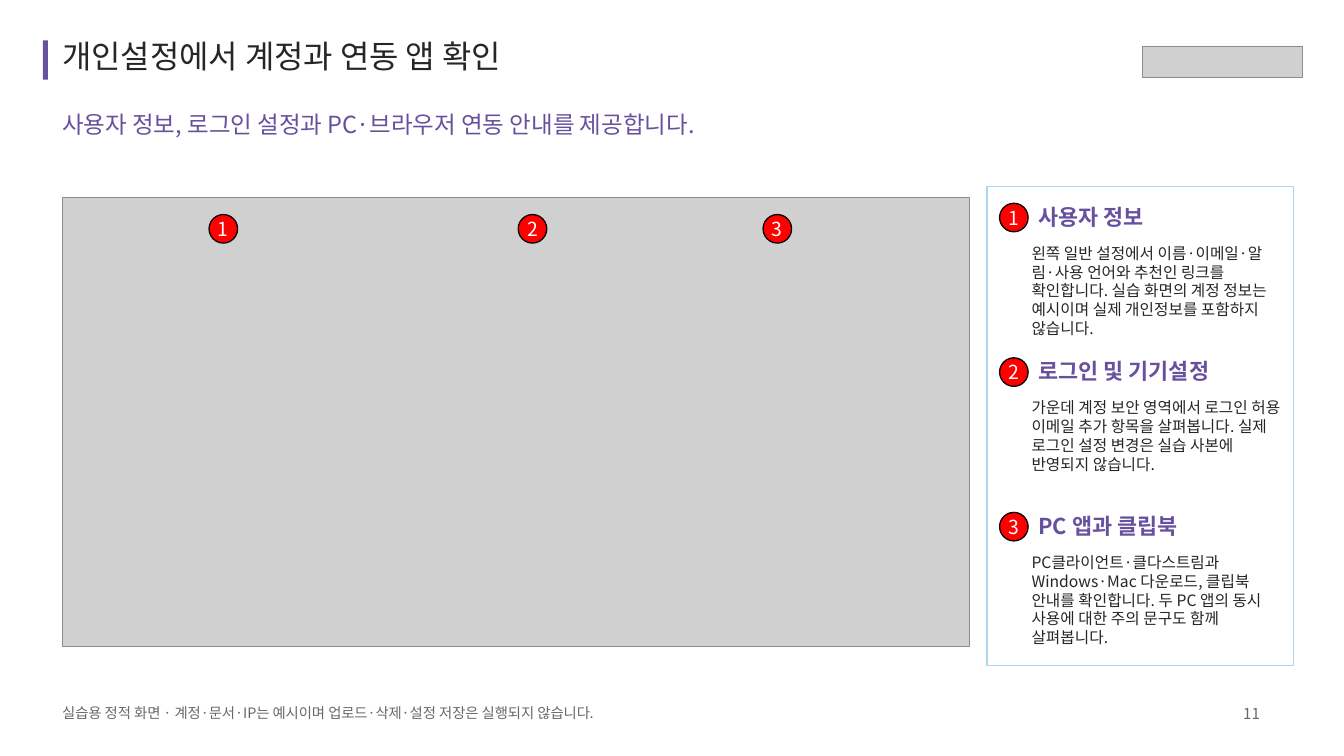
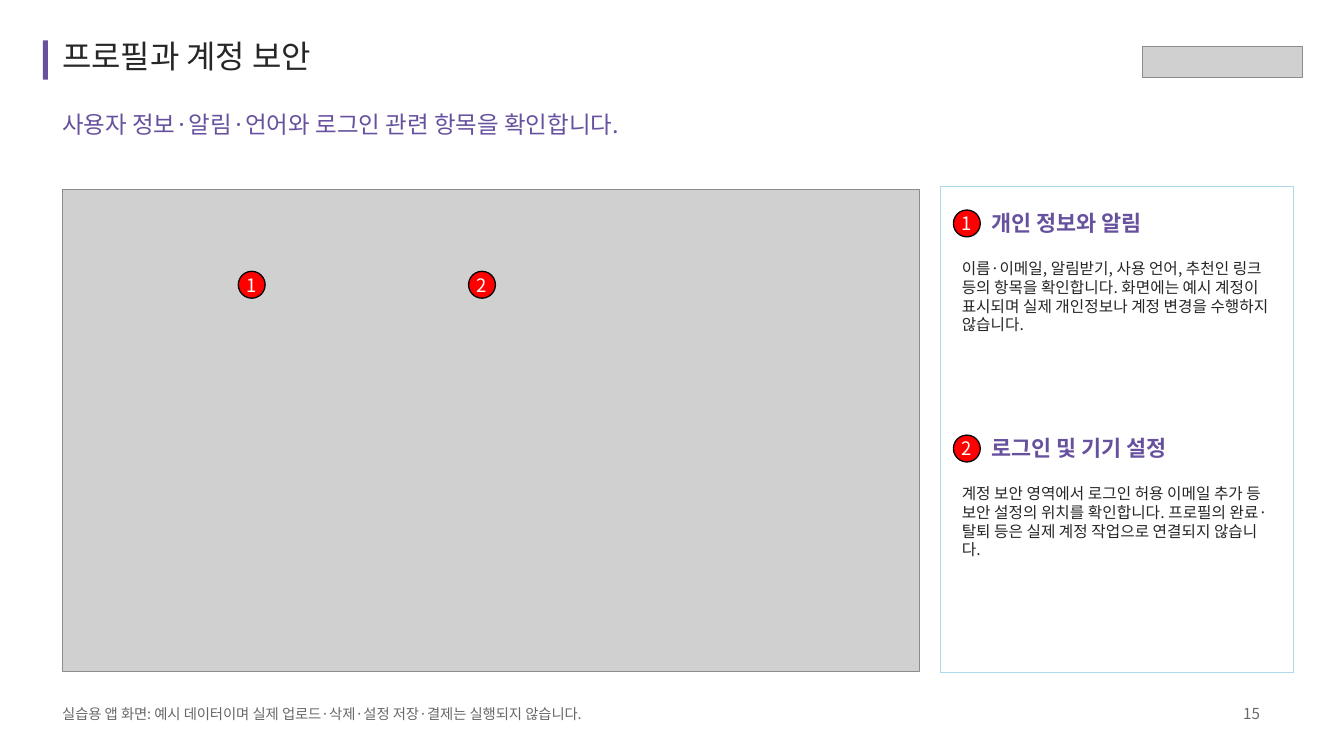
Before and after one commit to acmexii/cloudikehome, a slide deck: slide 15 of docs/cloudike-app-features.pptx (slide 11 before the commit). Drawn at 1344x756 pixels with LibreOffice and Linux fonts; fonts in the diff are those of the drawing; grey boxes stand for pictures. Boxes give left, top, right and bottom in pixels: in the first picture for what was removed or moved away, otherwise in the second. Text is boxed around its words. In the diff, an @@ line names an element or a change of style, - is before the commit and + after.

```diff
--- a/docs/cloudike-app-features.pptx
+++ b/docs/cloudike-app-features.pptx
@@ text at (x1=62, y1=41, x2=311, y2=71): text changed @@
-개인설정에서 계정과 연동 앱 확인
+프로필과 계정 보안
@@ text at (x1=62, y1=113, x2=619, y2=135): text changed @@
-사용자 정보, 로그인 설정과 PC·브라우저 연동 안내를 제공합니다.
+사용자 정보·알림·언어와 로그인 관련 항목을 확인합니다.
@@ picture resized from (x1=62, y1=198, x2=969, y2=647) to (x1=62, y1=189, x2=918, y2=672) @@
@@ rectangle resized from (x1=987, y1=186, x2=1293, y2=665) to (x1=941, y1=186, x2=1294, y2=672) @@
@@ rectangle at (x1=941, y1=186, x2=1294, y2=672): outline #AED8EC 1.13 pt to #AED8EC 0.75 pt @@
@@ ellipse removed at (x1=763, y1=214, x2=791, y2=243) @@
-3
@@ ellipse "1" moved from (x1=1000, y1=203, x2=1028, y2=231) to (x1=953, y1=210, x2=980, y2=236) @@
@@ text at (x1=991, y1=212, x2=1142, y2=233): text changed @@
-사용자 정보
+개인 정보와 알림
@@ text at (x1=962, y1=261, x2=1269, y2=332): text changed @@
-왼쪽 일반 설정에서 이름·이메일·알림·사용 언어와 추천인 링크를 확인합니다. 실습 화면의 계정 정보는 예시이며 실제 개인정보를 포함하지 않습니다.
+이름·이메일, 알림받기, 사용 언어, 추천인 링크 등의 항목을 확인합니다. 화면에는 예시 계정이 표시되며 실제 개인정보나 계정 변경을 수행하지 않습니다.
@@ ellipse "1" moved from (x1=209, y1=214, x2=237, y2=243) to (x1=238, y1=271, x2=264, y2=298) @@
@@ ellipse "2" moved from (x1=518, y1=214, x2=547, y2=243) to (x1=468, y1=271, x2=495, y2=298) @@
@@ size 17.2 to 16.5 pt in 4 elements at (x1=953, y1=210, x2=980, y2=236), (x1=238, y1=271, x2=264, y2=298), (x1=468, y1=271, x2=495, y2=298), (x1=953, y1=435, x2=980, y2=462) @@
@@ ellipse "2" moved from (x1=1000, y1=358, x2=1028, y2=386) to (x1=953, y1=435, x2=980, y2=462) @@
@@ text at (x1=991, y1=437, x2=1167, y2=458): spaces changed @@
-로그인 및 기기설정
+로그인 및 기기 설정
@@ text at (x1=962, y1=486, x2=1268, y2=557): text changed @@
-가운데 계정 보안 영역에서 로그인 허용 이메일 추가 항목을 살펴봅니다. 실제 로그인 설정 변경은 실습 사본에 반영되지 않습니다.
+계정 보안 영역에서 로그인 허용 이메일 추가 등 보안 설정의 위치를 확인합니다. 프로필의 완료·탈퇴 등은 실제 계정 작업으로 연결되지 않습니다.
@@ ellipse removed at (x1=1000, y1=512, x2=1028, y2=540) @@
-3
@@ text removed at (x1=1038, y1=515, x2=1177, y2=536) @@
-PC 앱과 클립북
@@ text removed at (x1=1032, y1=555, x2=1262, y2=645) @@
-PC클라이언트·클다스트림과 Windows·Mac 다운로드, 클립북 안내를 확인합니다. 두 PC 앱의 동시 사용에 대한 주의 문구도 함께 살펴봅니다.
@@ text at (x1=62, y1=707, x2=581, y2=720): text changed @@
-실습용 정적 화면 · 계정·문서·IP는 예시이며 업로드·삭제·설정 저장은 실행되지 않습니다.
+실습용 앱 화면: 예시 데이터이며 실제 업로드·삭제·설정 저장·결제는 실행되지 않습니다.
@@ text at (x1=1243, y1=708, x2=1260, y2=719): text changed @@
-11
+15
```
Also in this commit, not shown: 10 other slides changed, 17 slides added, 1 slide removed, 2 other files.
